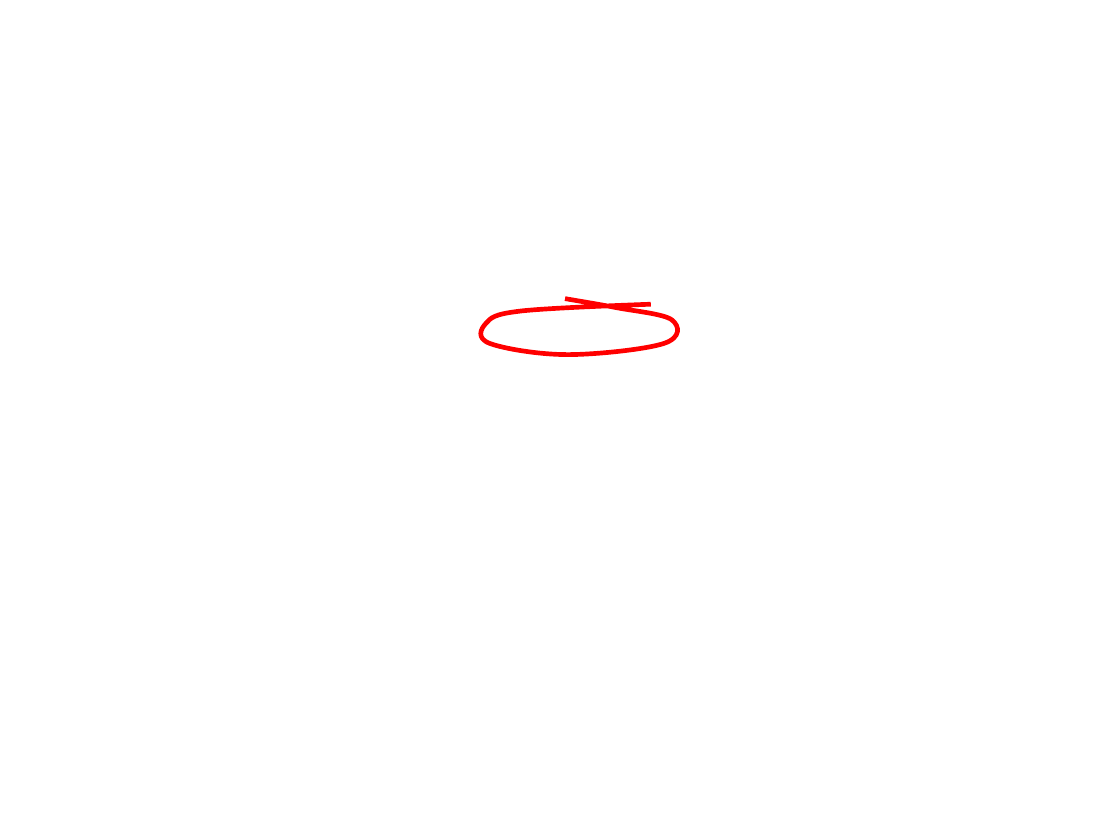
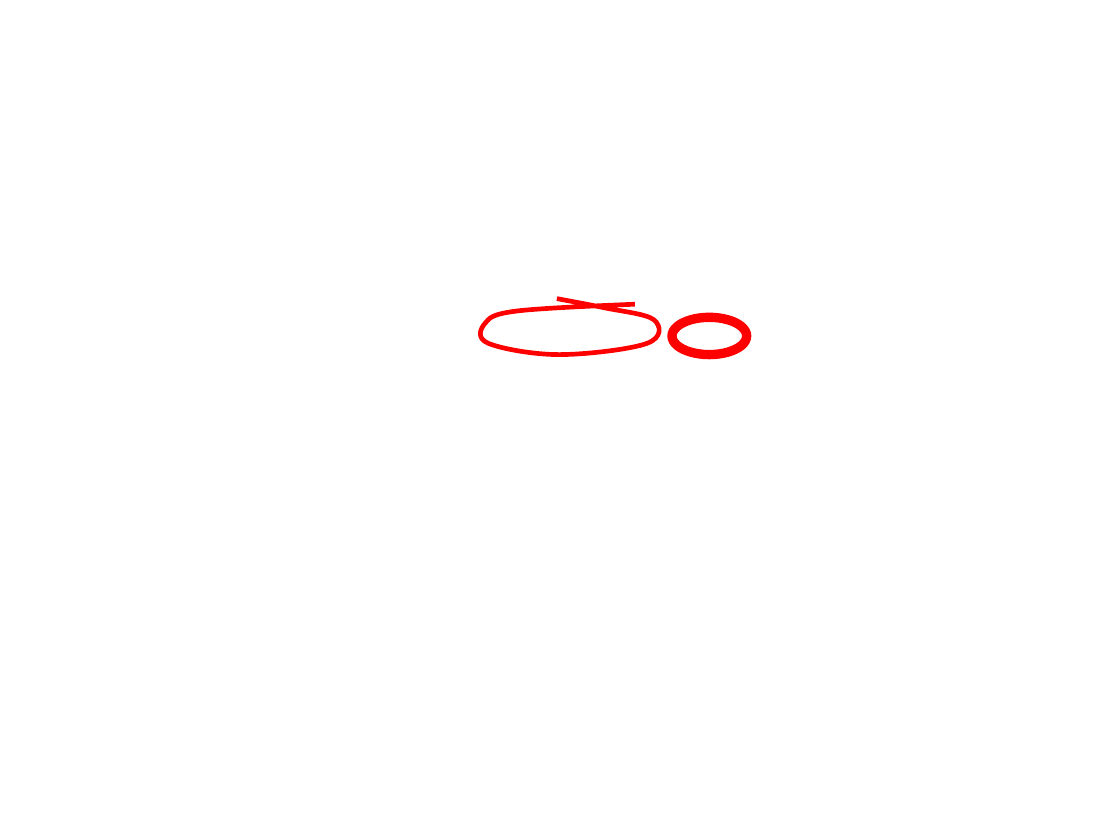
Before and after one commit to gridlab-d/course, a slide deck: slide 29 of 1.2 - Installing GridLAB-D.pps (slide 21 before the commit). Drawn at 1120x840 pixels with LibreOffice and Linux fonts; fonts in the diff are those of the drawing; background and template pictures are left out. Boxes give left, top, right and bottom in pixels: in the first picture for what was removed or moved away, otherwise in the second. Text is boxed around its words. In the diff, an @@ line names an element or a change of style, - is before the commit and + after.

```diff
--- a/1.2 - Installing GridLAB-D.pps
+++ b/1.2 - Installing GridLAB-D.pps
@@ freeform shape: place and size @@
-freeform shape at (476, 299, 681, 355)
+freeform shape at (476, 299, 663, 355)
@@ ellipse added at (672, 317, 747, 354), outline #FF0000 6.01 pt @@
```
Also in this commit, not shown: 9 slides added, 1 slide removed, 2 other files.
